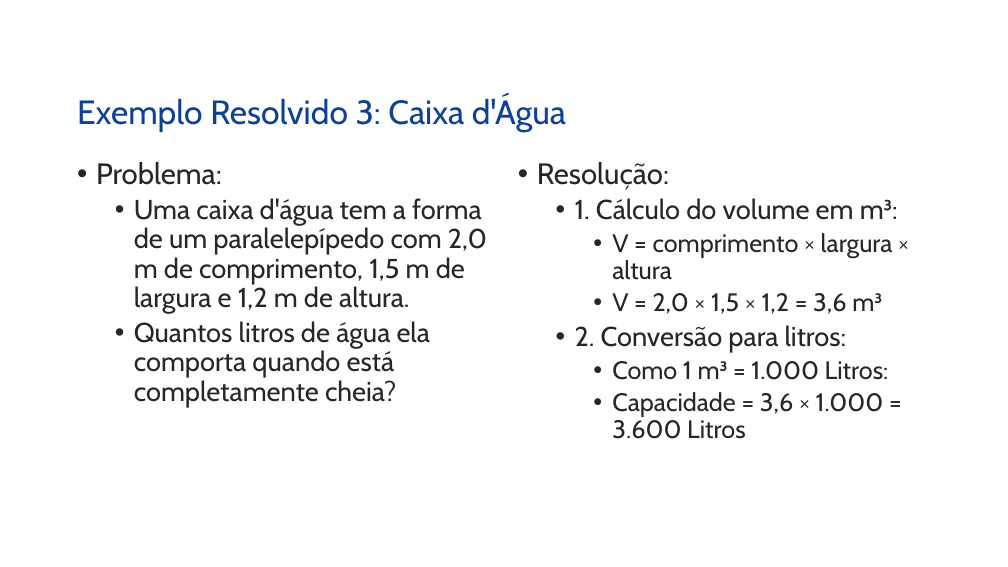
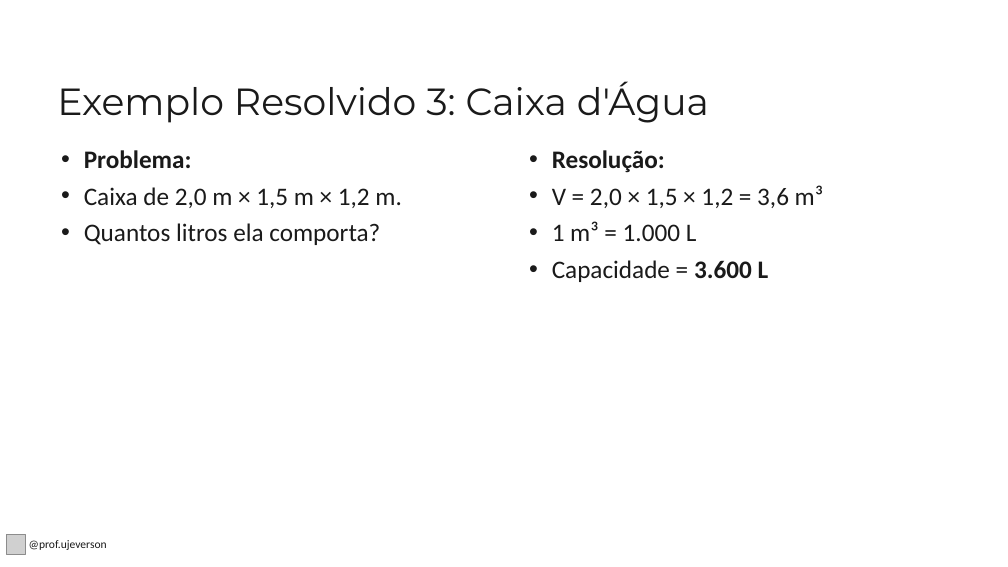
Before and after one commit to Ujeverson/uaippt, a slide deck: slide 24 of Prismas_Area_e_Volume_9Ano.pptx. Drawn at 1008x567 pixels with LibreOffice and Linux fonts; fonts in the diff are those of the drawing; grey boxes stand for pictures; background and template pictures are left out. Boxes give left, top, right and bottom in pixels: in the first picture for what was removed or moved away, otherwise in the second. Text is boxed around its words. In the diff, an @@ line names an element or a change of style, - is before the commit and + after.

```diff
--- a/Prismas_Area_e_Volume_9Ano.pptx
+++ b/Prismas_Area_e_Volume_9Ano.pptx
@@ title "Exemplo Resolvido 3: Caixa d'Água": place and size @@
-title "Exemplo Resolvido 3: Caixa d'Água" at bbox=[77, 96, 566, 132]
+title "Exemplo Resolvido 3: Caixa d'Água" at bbox=[57, 81, 709, 123]
@@ title "Exemplo Resolvido 3: Caixa d'Água" at bbox=[57, 81, 709, 123]: size 32 to 36 pt, font Cabin to Montserrat, text colour #0E4194 to #1A1A1A @@
@@ text "Problema:": place and size @@
-text "Problema:" at bbox=[96, 162, 487, 407]
+text "Problema:" at bbox=[84, 150, 401, 245]
@@ text "Resolução:": place and size @@
-text "Resolução:" at bbox=[537, 162, 898, 439]
+text "Resolução:" at bbox=[552, 150, 824, 282]
@@ text at bbox=[84, 150, 192, 168]: size 28 to 24 pt, font Cabin to Calibri, text colour #262626 to #1A1A1A, bold on in "Problema:"; indent changed; line spacing 0.9 to 1; less space between paragraphs @@
@@ text at bbox=[552, 150, 824, 208]: size 28 to 24 pt, bold on in "Resolução:"; font Cabin to Calibri, text colour #262626 to #1A1A1A in "Resolução:", "V = 2,0 × 1,5 × 1,2 ..."; indent changed; line spacing 0.9 to 1; less space between paragraphs; list level 3 to 1 in "V = 2,0 × 1,5 ..." @@
@@ text at bbox=[84, 187, 401, 245]: text changed; size 26 to 24 pt; font Cabin to Calibri; text colour #262626 to #1A1A1A @@
-  • Uma caixa d'água tem a forma de um paralelepípedo com 2,0 m de comprimento, 1,5 m de largura e 1,2 m de altura.
-  • Quantos litros de água ela comporta quando está completamente cheia?
+• Caixa de 2,0 m × 1,5 m × 1,2 m.
+• Quantos litros ela comporta?
@@ text at bbox=[575, 198, 898, 280]: paragraphs removed @@
-  • 1. Cálculo do volume em m³:
-    • V = comprimento × largura × altura
@@ text at bbox=[552, 221, 769, 282]: text changed; font Cabin to Calibri; text colour #262626 to #1A1A1A @@
-  • 2. Conversão para litros:
-    • Como 1 m³ = 1.000 Litros:
-    • Capacidade = 3,6 × 1.000 = 3.600 Litros
+• 1 m³ = 1.000 L
+• Capacidade = 3.600 L
@@ picture added at bbox=[6, 535, 26, 554] @@
@@ text added at bbox=[29, 540, 107, 550], 11 pt, text #1A1A1A @@
+@prof.ujeverson
```
Also in this commit, not shown: 30 other slides changed, 2 slides added, 2 slides removed, 10 other files.
